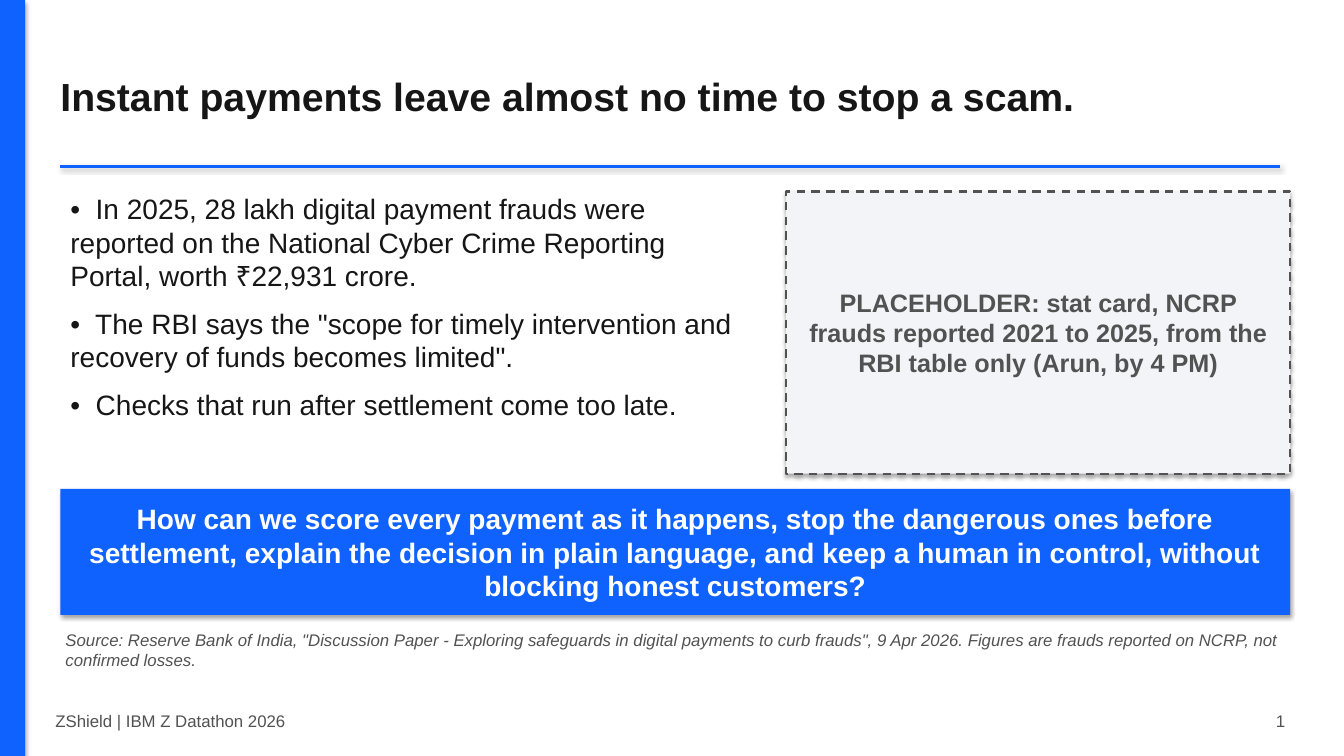
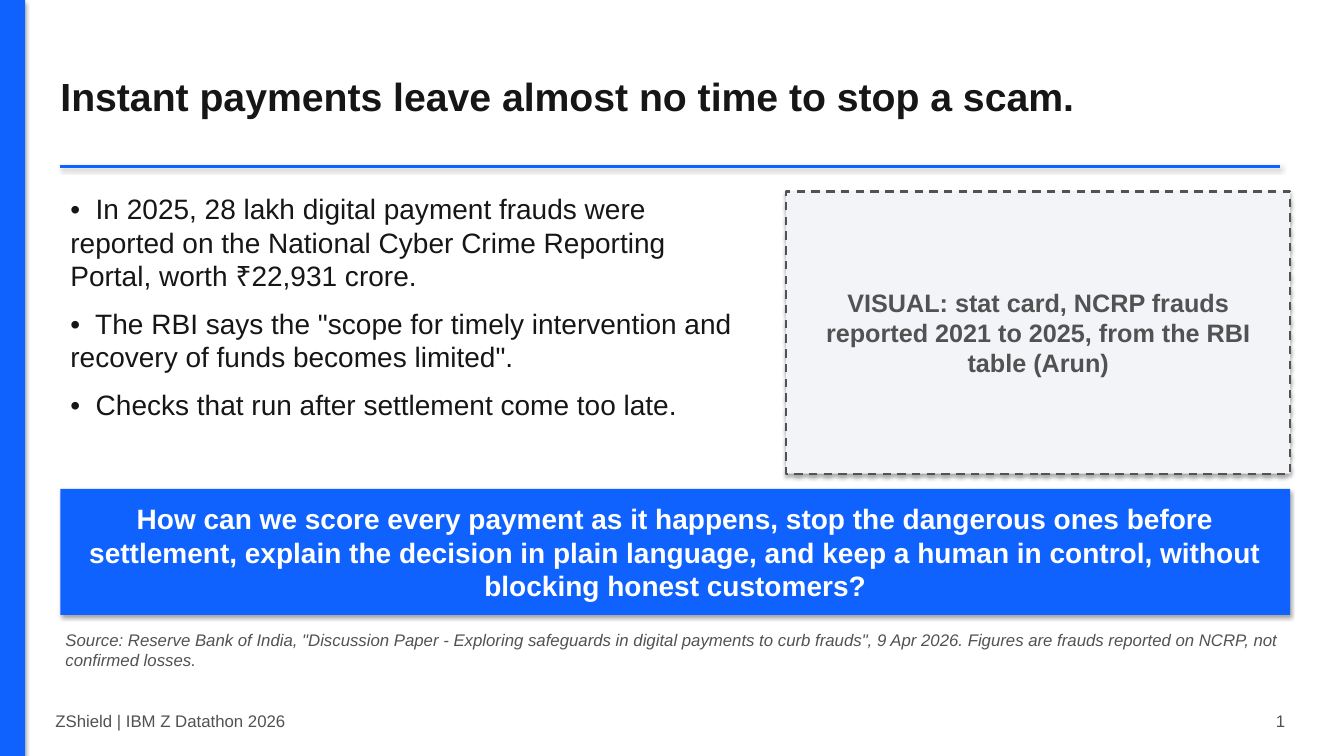
Before and after one commit to Vishaal1409/zshield, a slide deck: slide 1 of docs/deck/ZShield_deck_draft.pptx. Drawn at 1344x756 pixels with LibreOffice and Linux fonts; fonts in the diff are those of the drawing. Boxes give left, top, right and bottom in pixels: in the first picture for what was removed or moved away, otherwise in the second. Text is boxed around its words. In the diff, an @@ line names an element or a change of style, - is before the commit and + after.

```diff
--- a/docs/deck/ZShield_deck_draft.pptx
+++ b/docs/deck/ZShield_deck_draft.pptx
@@ text in rectangle at <box>826,293,1250,377</box>: text changed @@
-PLACEHOLDER: stat card, NCRP frauds reported 2021 to 2025, from the RBI table only (Arun, by 4 PM)
+VISUAL: stat card, NCRP frauds reported 2021 to 2025, from the RBI table (Arun)
```
Also in this commit, not shown: 10 other slides changed, 11 other files.
